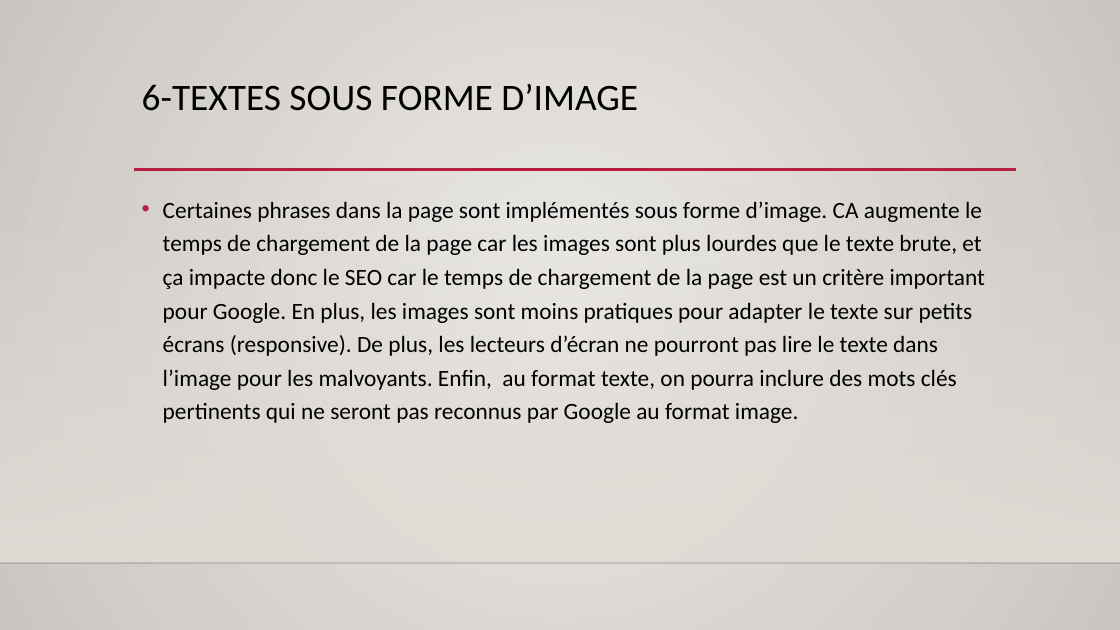
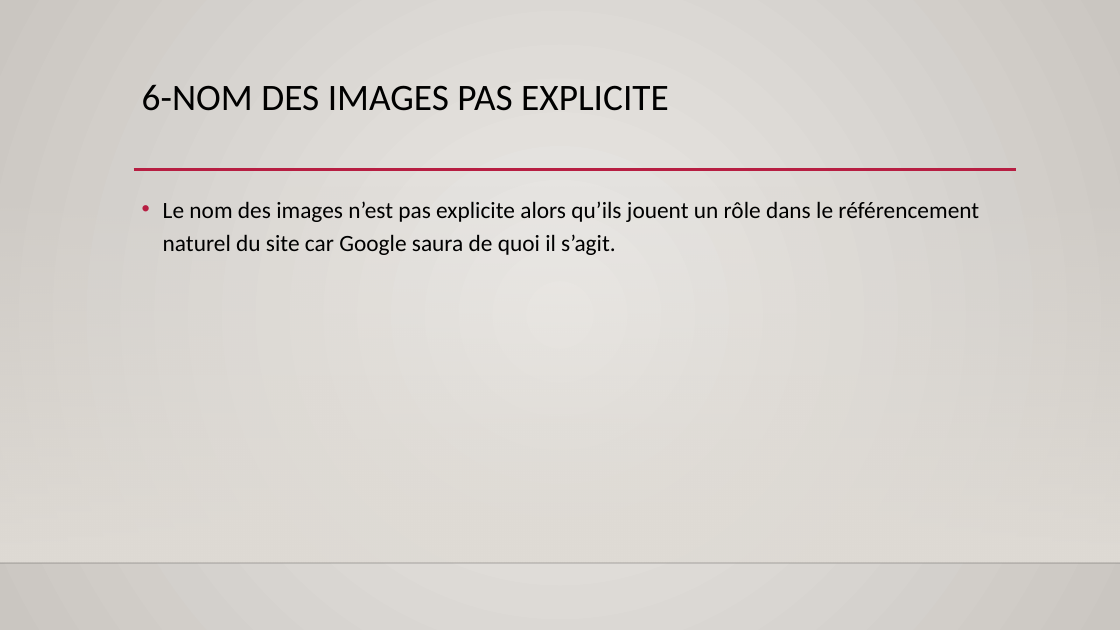
Before and after one commit to o-said/projet-4-la_chouette_agence, a slide deck: slide 24 of audit/Présentation du projet 4.pptx (slide 14 before the commit). Drawn at 1120x630 pixels with LibreOffice and Linux fonts; fonts in the diff are those of the drawing; background and template pictures are left out. Boxes give left, top, right and bottom in pixels: in the first picture for what was removed or moved away, otherwise in the second. Text is boxed around its words. In the diff, an @@ line names an element or a change of style, - is before the commit and + after.

```diff
--- a/audit/Présentation du projet 4.pptx
+++ b/audit/Présentation du projet 4.pptx
@@ title at (142, 84, 669, 111): text changed @@
-6-TEXTES SOUS FORME D’IMAGE
+6-NOM DES IMAGES PAS EXPLICITE
@@ text at (163, 201, 979, 255): text changed @@
-• Certaines phrases dans la page sont implémentés sous forme d’image. CA augmente le temps de chargement de la page car les images sont plus lourdes que le texte brute, et ça impacte donc le SEO car le temps de chargement de la page est un critère important pour Google. En plus, les images sont moins pratiques pour adapter le texte sur petits écrans (responsive). De plus, les lecteurs d’écran ne pourront pas lire le texte dans l’image pour les malvoyants. Enfin, au format texte, on pourra inclure des mots clés pertinents qui ne seront pas reconnus par Google au format image.
+• Le nom des images n’est pas explicite alors qu’ils jouent un rôle dans le référencement naturel du site car Google saura de quoi il s’agit.
```
Also in this commit, not shown: 7 other slides changed, 10 slides added, 2 other files.
